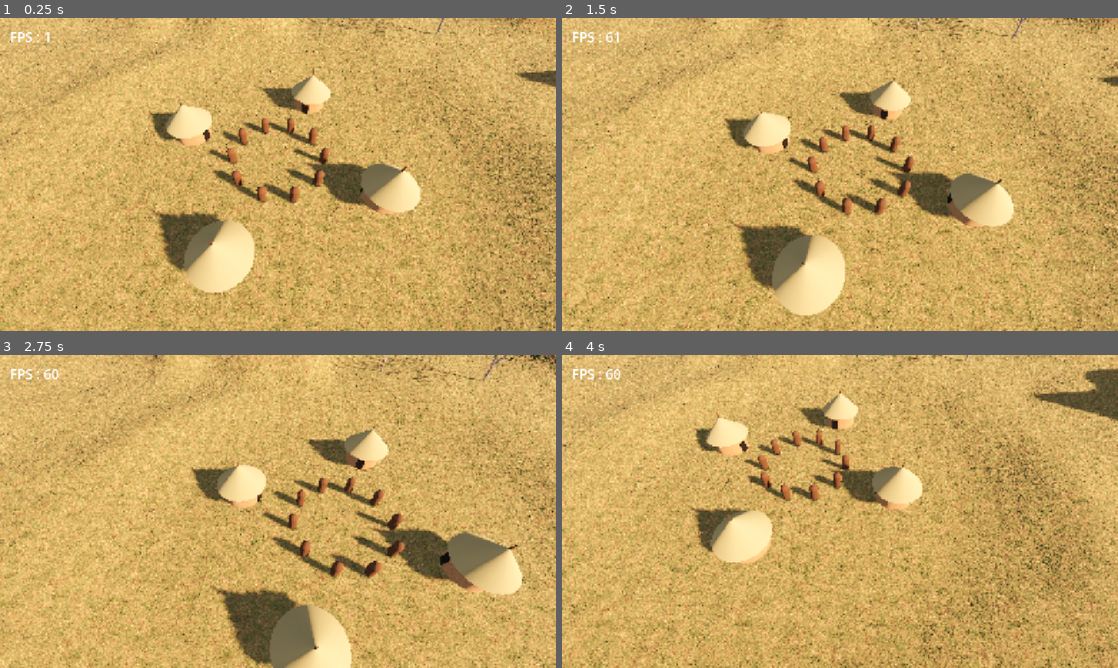
Above: before the commit, frames 1-4 (two rows, left to right).
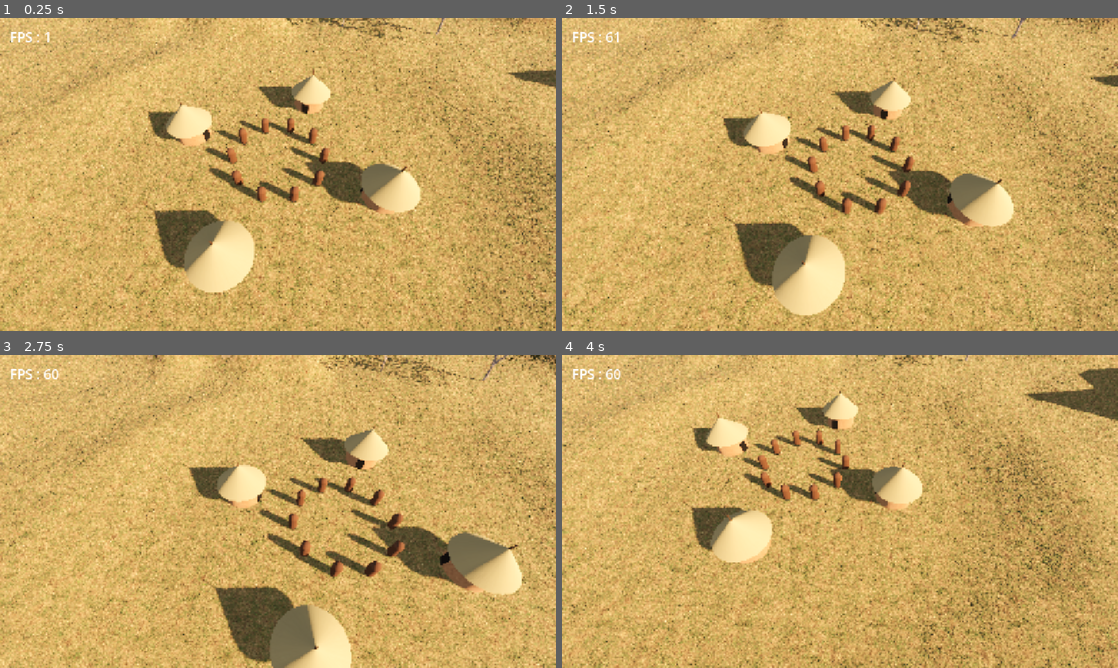
Above: after the commit, the same moments.

Repository: barroapk/faso-kanou
Game: Godot game, scene res://scenes/main.tscn
The game is run twice, just before and just after one commit, with the same random seed, the same clock (stepped at 60 frames per second) and the same inputs. A sky picture missing from this copy of the repository is replaced by a grey-blue gradient.
Inputs (mouse positions are in pixels of both pictures, inside the frame that each line leads up to):
- Up to frame 1 (0.25 s): no input
- Up to frame 2 (1.5 s): tap Enter at 0.5 s; move the mouse to (962, 158) at 0.52 s; click (962, 158) at 0.67 s; tap Space at 1.25 s; drag from (728, 190) to (812, 237) at 1.27 s
- Up to frame 3 (2.75 s): tap Enter at 2 s; move the mouse to (333, 442) at 2.02 s; click (333, 442) at 2.17 s
- Up to frame 4 (4 s): tap Space at 2.75 s; drag from (812, 574) to (673, 464) at 2.77 s; tap Enter at 3.5 s; move the mouse to (1006, 558) at 3.52 s; click (1006, 558) at 3.67 s

The runs differ from the first frame. In frame 1, 1.7% of the frame differs, in the area x 25-100%, y 0-81%; in frame 2, 1.9%; in frame 3, 2.3%, in the area x 32-90%, y 0-100%; in frame 4, 1.2%.

Commit message:
Ombres proches, arbres masqués très loin

Diff:
--- a/scripts/main.gd
+++ b/scripts/main.gd
@@ -40,7 +40,7 @@
     soleil.light_color = Color(1.0, 0.85, 0.65)
     soleil.light_energy = 1.3
     soleil.shadow_enabled = true
-    soleil.directional_shadow_max_distance = 120.0
+    soleil.directional_shadow_max_distance = 60.0
     soleil.directional_shadow_mode = DirectionalLight3D.SHADOW_ORTHOGONAL
     add_child(soleil)
 
--- a/scripts/vegetation.gd
+++ b/scripts/vegetation.gd
@@ -57,4 +57,6 @@
             mm.set_instance_transform(i, places[i] * p[1])
         var mmi := MultiMeshInstance3D.new()
         mmi.multimesh = mm
+        mmi.visibility_range_end = 220.0
+        mmi.visibility_range_end_margin = 20.0
         add_child(mmi)
